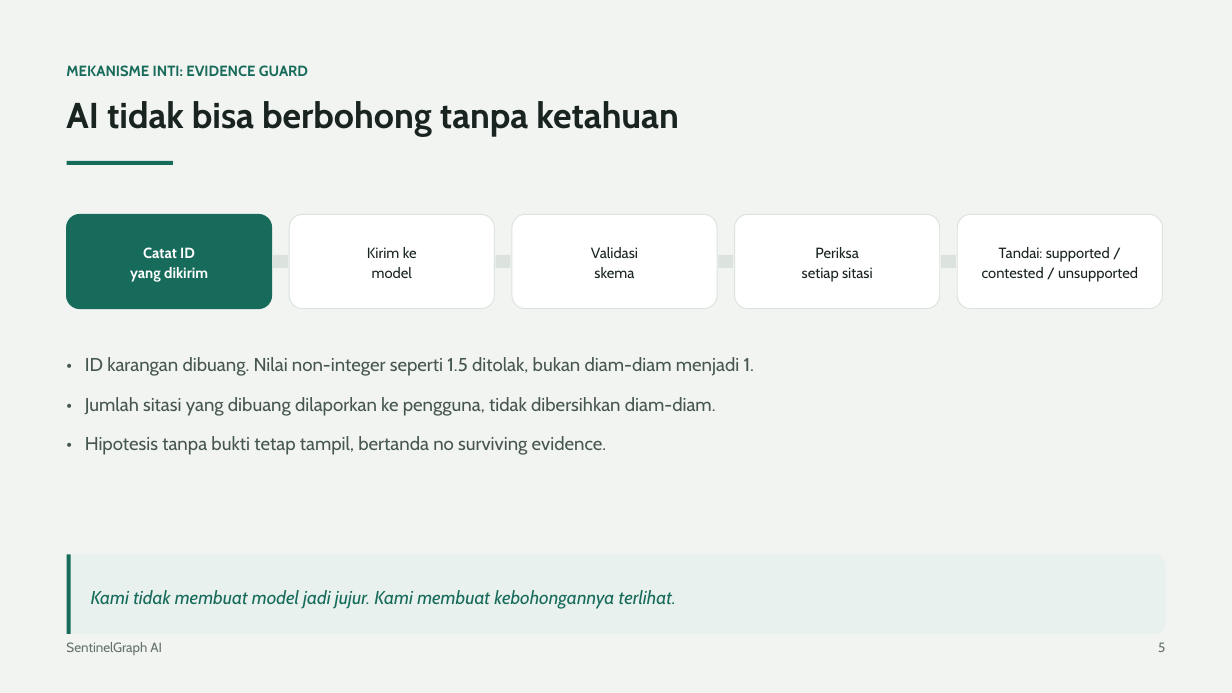
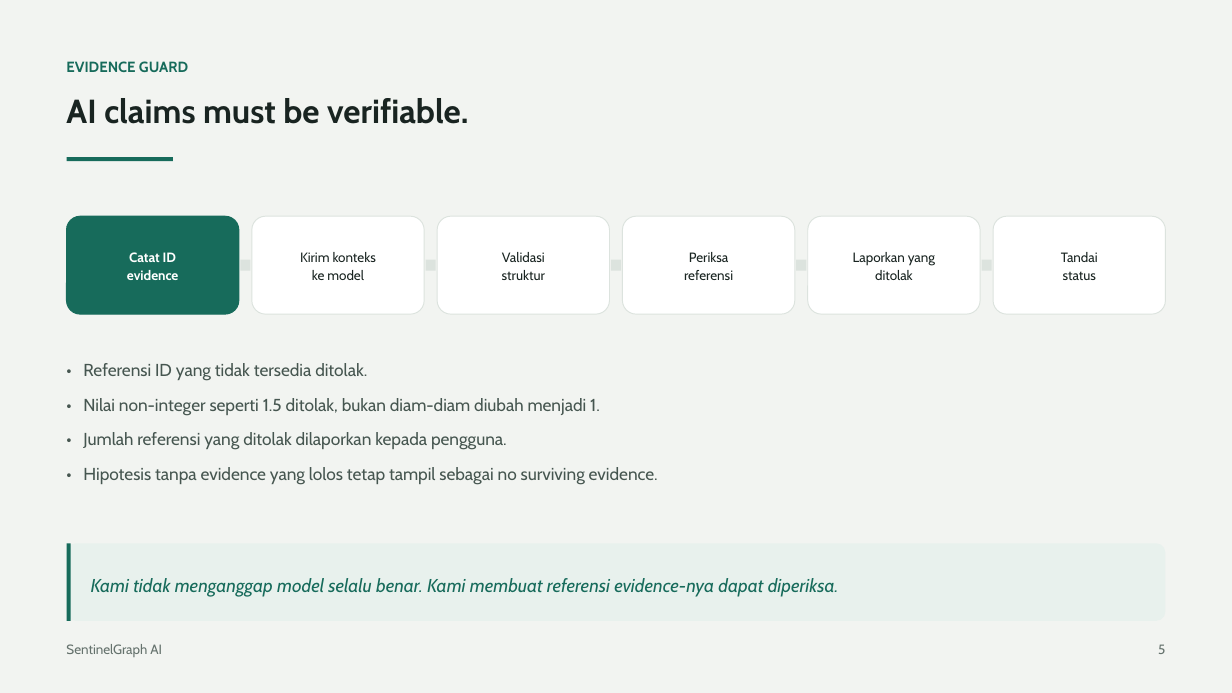
Before and after one commit to jackkd414-source/sentinel-graph-ai, a slide deck: slide 5 of docs/presentation/SentinelGraph-AI-slides.pptx. Drawn at 1232x693 pixels with LibreOffice and Linux fonts; fonts in the diff are those of the drawing. Boxes give left, top, right and bottom in pixels: in the first picture for what was removed or moved away, otherwise in the second. Text is boxed around its words. In the diff, an @@ line names an element or a change of style, - is before the commit and + after.

```diff
--- a/docs/presentation/SentinelGraph-AI-slides.pptx
+++ b/docs/presentation/SentinelGraph-AI-slides.pptx
@@ text at (x1=66, y1=61, x2=188, y2=72): text changed @@
-MEKANISME INTI: EVIDENCE GUARD
+EVIDENCE GUARD
@@ text at (x1=66, y1=98, x2=468, y2=124): text changed; size 28 to 26 pt @@
-AI tidak bisa berbohong tanpa ketahuan
+AI claims must be verifiable.
@@ rectangle moved from (x1=67, y1=161, x2=173, y2=165) to (x1=67, y1=157, x2=173, y2=161) @@
@@ rounded rectangle resized from (x1=67, y1=214, x2=272, y2=309) to (x1=67, y1=216, x2=239, y2=314) @@
@@ rounded rectangle resized from (x1=289, y1=214, x2=494, y2=309) to (x1=252, y1=216, x2=425, y2=314) @@
@@ rounded rectangle resized from (x1=512, y1=214, x2=717, y2=309) to (x1=437, y1=216, x2=610, y2=314) @@
@@ text "Validasi" moved from (x1=591, y1=247, x2=638, y2=278) to (x1=502, y1=252, x2=545, y2=280) @@
@@ rounded rectangle resized from (x1=735, y1=214, x2=940, y2=309) to (x1=623, y1=216, x2=796, y2=314) @@
@@ text "Periksa" moved from (x1=802, y1=247, x2=873, y2=282) to (x1=684, y1=252, x2=733, y2=280) @@
@@ rounded rectangle resized from (x1=958, y1=214, x2=1163, y2=309) to (x1=808, y1=216, x2=981, y2=314) @@
@@ rounded rectangle added at (x1=994, y1=216, x2=1166, y2=314), fill #FFFFFF, outline #DCE3DE 0.75 pt @@
@@ text at (x1=129, y1=252, x2=176, y2=262): size 11.5 to 10.5 pt in "Catat ID" @@
@@ rectangle resized from (x1=274, y1=255, x2=288, y2=268) to (x1=240, y1=260, x2=250, y2=271) @@
@@ text at (x1=300, y1=252, x2=376, y2=280): text changed; size 11.5 to 10.5 pt @@
-Kirim ke
-model
+Kirim konteks
+ke model
@@ rectangle resized from (x1=496, y1=255, x2=511, y2=268) to (x1=426, y1=260, x2=436, y2=271) @@
@@ text at (x1=502, y1=252, x2=545, y2=262): size 11.5 to 10.5 pt in "Validasi" @@
@@ rectangle resized from (x1=719, y1=255, x2=734, y2=268) to (x1=611, y1=260, x2=621, y2=271) @@
@@ text at (x1=689, y1=252, x2=728, y2=262): size 11.5 to 10.5 pt in "Periksa" @@
@@ rectangle resized from (x1=942, y1=255, x2=957, y2=268) to (x1=797, y1=260, x2=807, y2=271) @@
@@ text added at (x1=853, y1=252, x2=935, y2=280), 10.5 pt, text #192421 @@
+Laporkan yang
+ditolak
@@ rectangle added at (x1=982, y1=260, x2=992, y2=271), fill #DCE3DE @@
@@ text at (x1=1061, y1=252, x2=1098, y2=280): text changed; size 11.5 to 10.5 pt @@
-Tandai: supported /
-contested / unsupported
+Tandai
+status
@@ text at (x1=127, y1=270, x2=178, y2=280): text changed; size 11.5 to 10.5 pt @@
-yang dikirim
+evidence
@@ text at (x1=502, y1=270, x2=545, y2=280): text changed; size 11.5 to 10.5 pt @@
-skema
+struktur
@@ text at (x1=684, y1=270, x2=733, y2=280): text changed; size 11.5 to 10.5 pt @@
-setiap sitasi
+referensi
@@ text at (x1=83, y1=363, x2=658, y2=485): text changed; size 14.5 to 13.5 pt @@
-• ID karangan dibuang. Nilai non-integer seperti 1.5 ditolak, bukan diam-diam menjadi 1.
-• Jumlah sitasi yang dibuang dilaporkan ke pengguna, tidak dibersihkan diam-diam.
-• Hipotesis tanpa bukti tetap tampil, bertanda no surviving evidence.
+• Referensi ID yang tidak tersedia ditolak.
+• Nilai non-integer seperti 1.5 ditolak, bukan diam-diam diubah menjadi 1.
+• Jumlah referensi yang ditolak dilaporkan kepada pengguna.
+• Hipotesis tanpa evidence yang lolos tetap tampil sebagai no surviving evidence.
@@ rounded rectangle moved from (x1=67, y1=555, x2=1165, y2=634) to (x1=67, y1=543, x2=1165, y2=621) @@
@@ rectangle moved from (x1=67, y1=555, x2=70, y2=634) to (x1=67, y1=543, x2=70, y2=621) @@
@@ text at (x1=91, y1=578, x2=839, y2=597): text changed @@
-Kami tidak membuat model jadi jujur. Kami membuat kebohongannya terlihat.
+Kami tidak menganggap model selalu benar. Kami membuat referensi evidence-nya dapat diperiksa.
```
Also in this commit, not shown: 5 other slides changed, 4 slides added, 4 slides removed, 2 other files.
